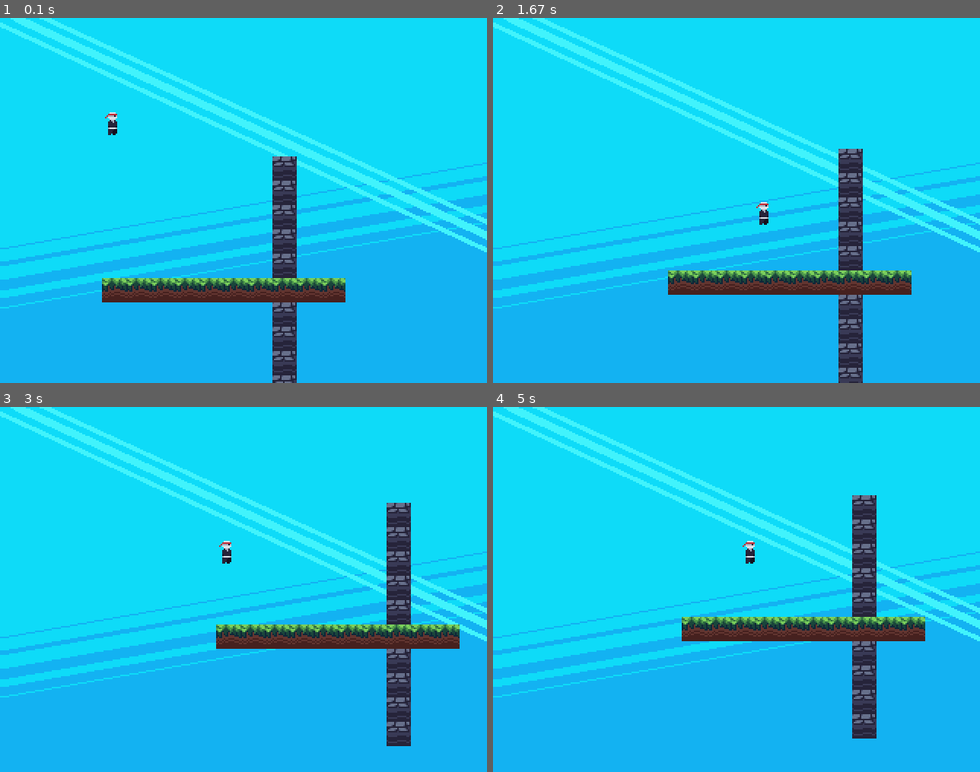
Above: before the commit, frames 1-4 (two rows, left to right).
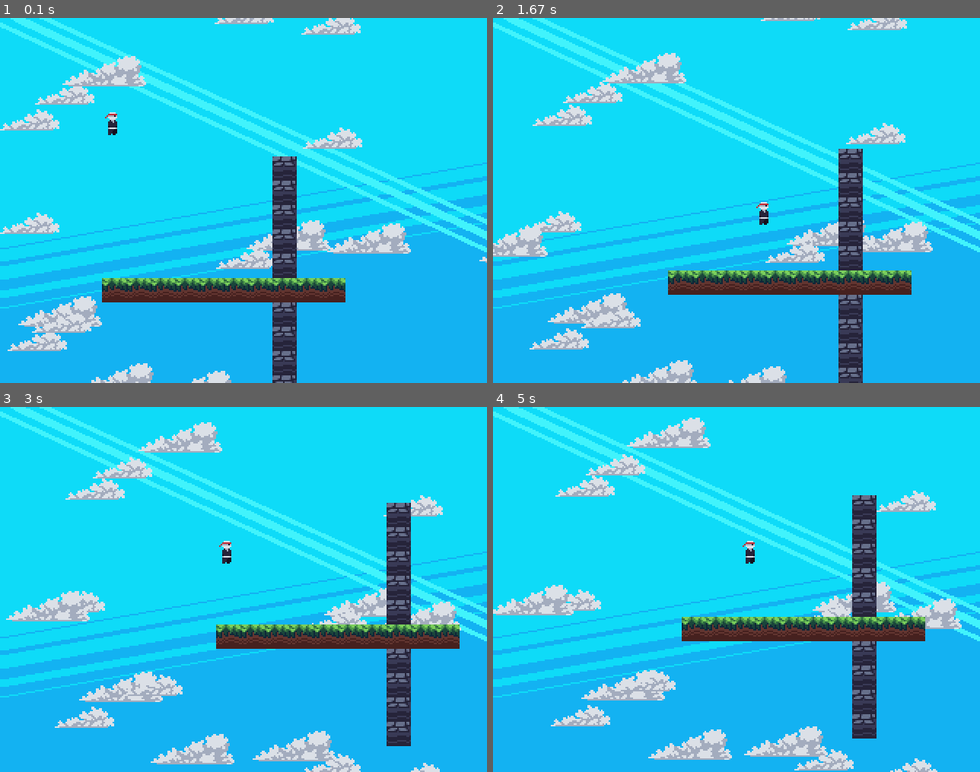
Above: after the commit, the same moments.

Repository: petesiharath/platformer_pygame
Game: pygame game, started from game.py
Same seed, same stepped clock (60 frames per second), same inputs: the game is played once before the commit and once after it.
Inputs:
- Up to frame 1 (0.1 s): no input
- Up to frame 2 (1.67 s): hold D 0.33-0.8 s; hold W 0.83-1.13 s; hold D 1.17-1.63 s
- Up to frame 3 (3 s): hold A 1.67-2.2 s; hold A 2.23-2.63 s; hold W from 2.67 s (still down)
- Up to frame 4 (5 s): release W at 3.03 s; hold D 3.07-3.7 s; hold A 3.73-4.2 s; hold D 4.23-4.7 s; hold W from 4.73 s (still down)

The runs differ from the first frame. In frame 1, 6.7% of the frame differs, in the area x 0-100%, y 0-100%; in frame 2, 7.2%; in frame 3, 7.5%; in frame 4, 7.8%, in the area x 0-97%, y 2-100%.

Commit message:
cloud rendering added

Diff:
--- a/game.py
+++ b/game.py
@@ -4,6 +4,7 @@
 from scripts.entities import PhysicsEntity
 from scripts.utilities import load_image, load_images
 from scripts.tilemap import Tilemap
+from scripts.clouds import Clouds
 from scripts.utilities import Animation
 
 class Game:
@@ -27,6 +28,8 @@
             "player/idle": Animation(load_images("entities/player/idle"), image_duration=6)
         }
 
+        self.clouds = Clouds(self.assets["clouds"], count=16)
+
         self.player = PhysicsEntity(self, "player", (50, 50), (8, 15))
         self.playerMovement = [0, 0]
 
@@ -42,6 +45,9 @@
             self.scroll[0] += (self.player.rect().centerx - self.display.get_width() / 2 - self.scroll[0]) / 30
             self.scroll[1] += (self.player.rect().centery - self.display.get_height() / 2 - self.scroll[1]) / 30
             render_scroll = (int(self.scroll[0]), int(self.scroll[1]))
+
+            self.clouds.update()
+            self.clouds.render(self.display, offset=render_scroll)
 
             self.tilemap.render(self.display, offset=render_scroll)
 
